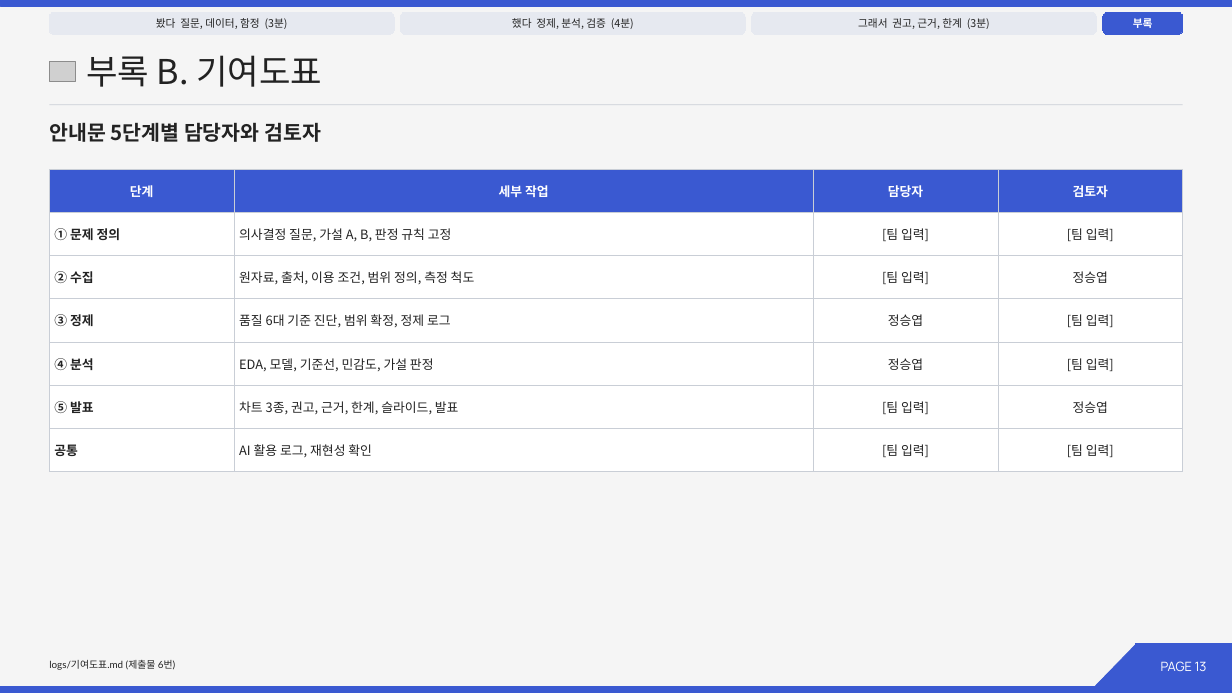
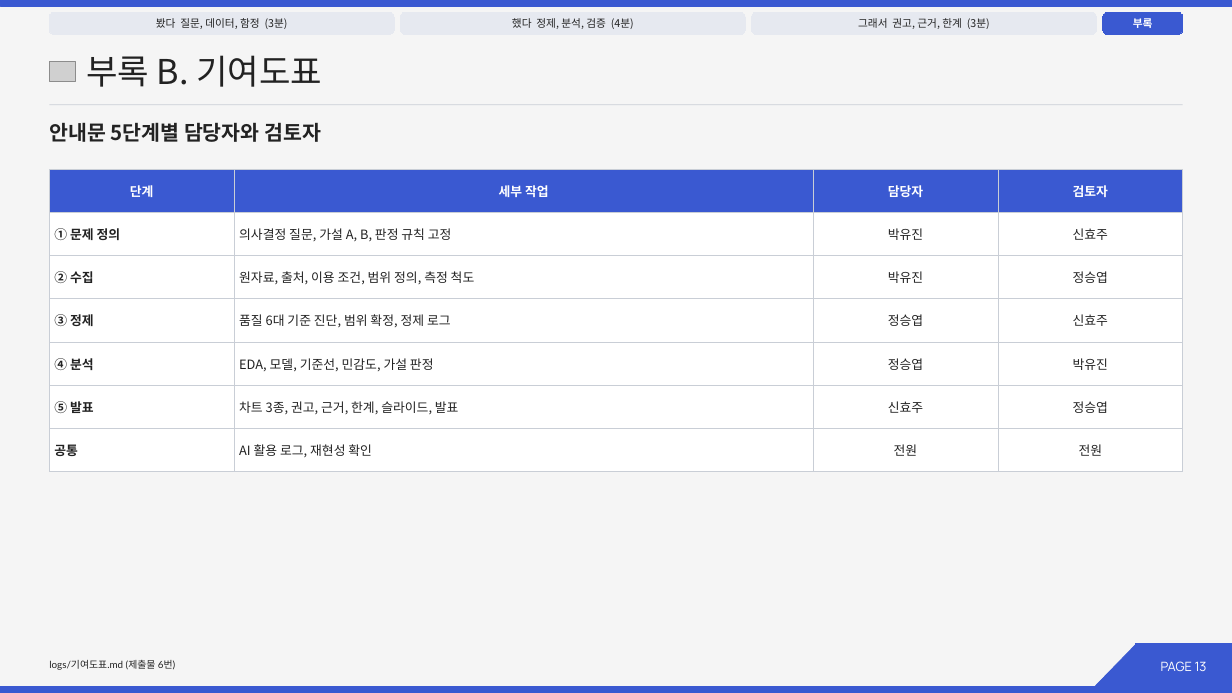
Before and after one commit to 202103116-stack/university-dropout-risk-analysis, a slide deck: slide 13 of slides/14조_발표.pptx. Drawn at 1232x693 pixels with LibreOffice and Linux fonts; fonts in the diff are those of the drawing; grey boxes stand for pictures. Boxes give left, top, right and bottom in pixels: in the first picture for what was removed or moved away, otherwise in the second. Text is boxed around its words. In the diff, an @@ line names an element or a change of style, - is before the commit and + after.

```diff
--- a/slides/14조_발표.pptx
+++ b/slides/14조_발표.pptx
@@ table at [49,169,1183,461] @@
-row 2, column 3: [팀 입력]
+row 2, column 3: 박유진
-row 2, column 4: [팀 입력]
+row 2, column 4: 신효주
-row 3, column 3: [팀 입력]
+row 3, column 3: 박유진
-row 4, column 4: [팀 입력]
+row 4, column 4: 신효주
-row 5, column 4: [팀 입력]
+row 5, column 4: 박유진
-row 6, column 3: [팀 입력]
+row 6, column 3: 신효주
-row 7, column 3: [팀 입력]
+row 7, column 3: 전원
-row 7, column 4: [팀 입력]
+row 7, column 4: 전원
```
Also in this commit, not shown: 9 other files.
